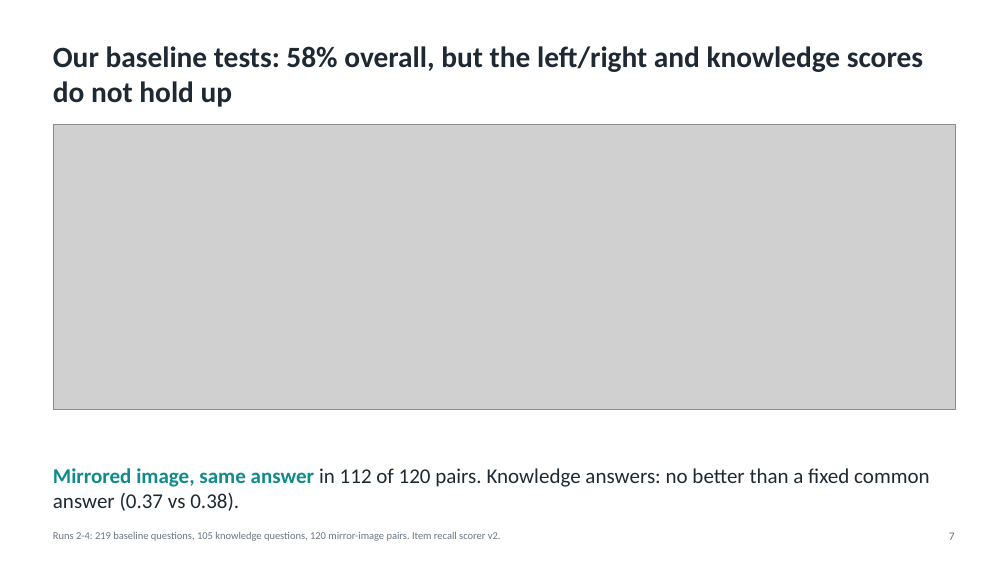
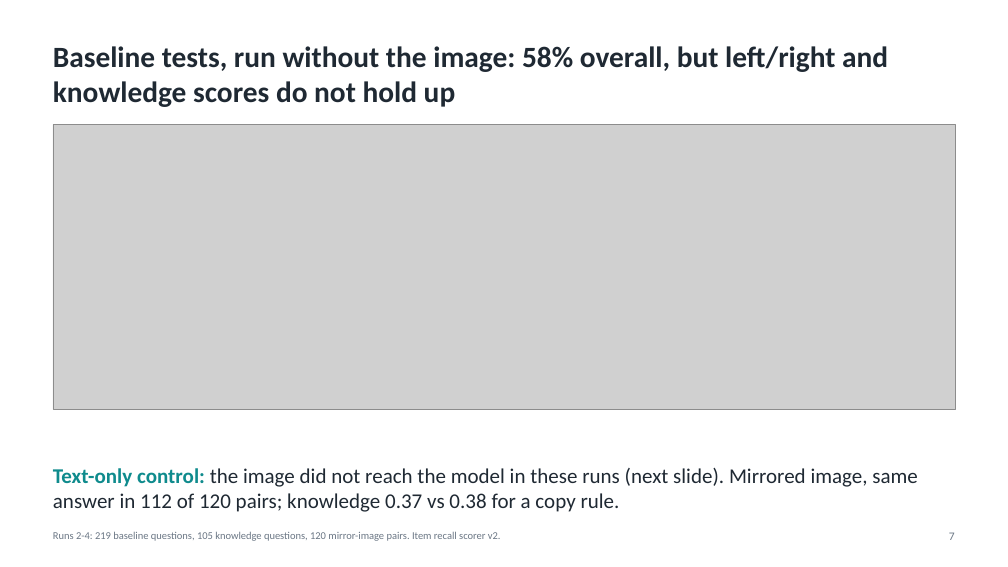
Before and after one commit to Ankritjarngal/medvqa-cxr-chexagent, a slide deck: slide 7 of deliverables/presentation/Medical_VQA_CXR_Project_Presentation.pptx. Drawn at 1008x567 pixels with LibreOffice and Linux fonts; fonts in the diff are those of the drawing; grey boxes stand for pictures. Boxes give left, top, right and bottom in pixels: in the first picture for what was removed or moved away, otherwise in the second. Text is boxed around its words. In the diff, an @@ line names an element or a change of style, - is before the commit and + after.

```diff
--- a/deliverables/presentation/Medical_VQA_CXR_Project_Presentation.pptx
+++ b/deliverables/presentation/Medical_VQA_CXR_Project_Presentation.pptx
@@ text at (x1=53, y1=46, x2=888, y2=107): text changed @@
-Our baseline tests: 58% overall, but the left/right and knowledge scores do not hold up
+Baseline tests, run without the image: 58% overall, but left/right and knowledge scores do not hold up
@@ text at (x1=53, y1=468, x2=918, y2=512): text changed @@
-Mirrored image, same answer in 112 of 120 pairs. Knowledge answers: no better than a fixed common answer (0.37 vs 0.38).
+Text-only control: the image did not reach the model in these runs (next slide). Mirrored image, same answer in 112 of 120 pairs; knowledge 0.37 vs 0.38 for a copy rule.
```
Also in this commit, not shown: 1 other slide changed, 20 other files.
